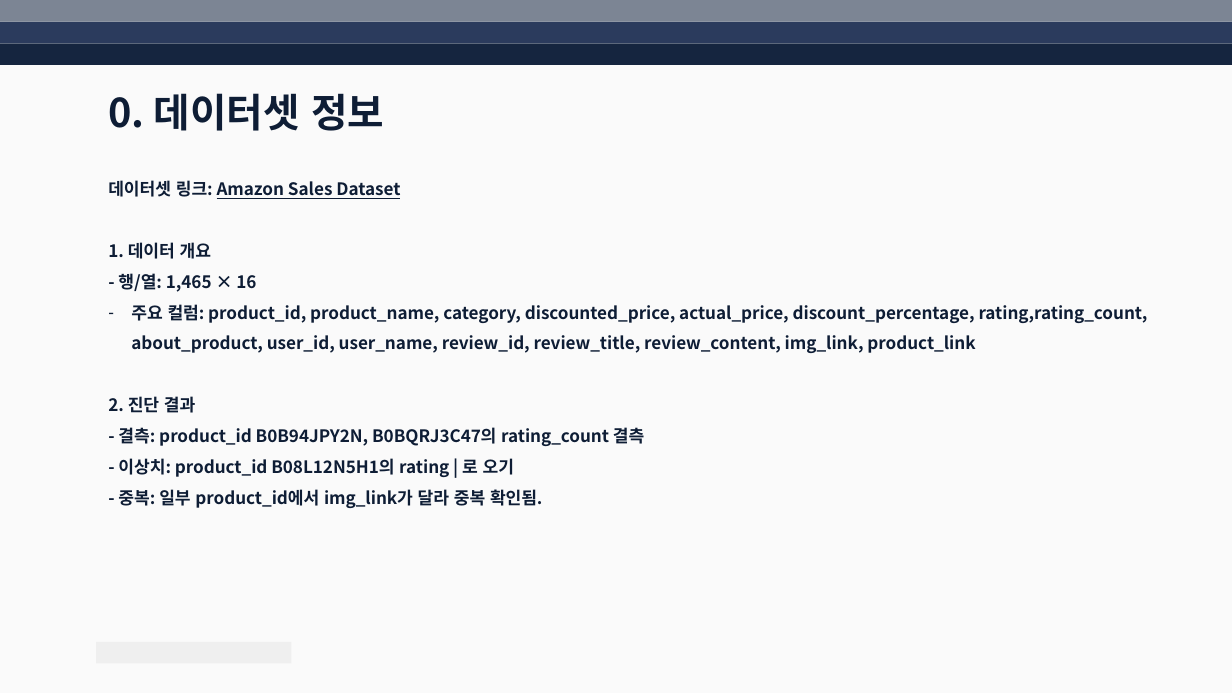
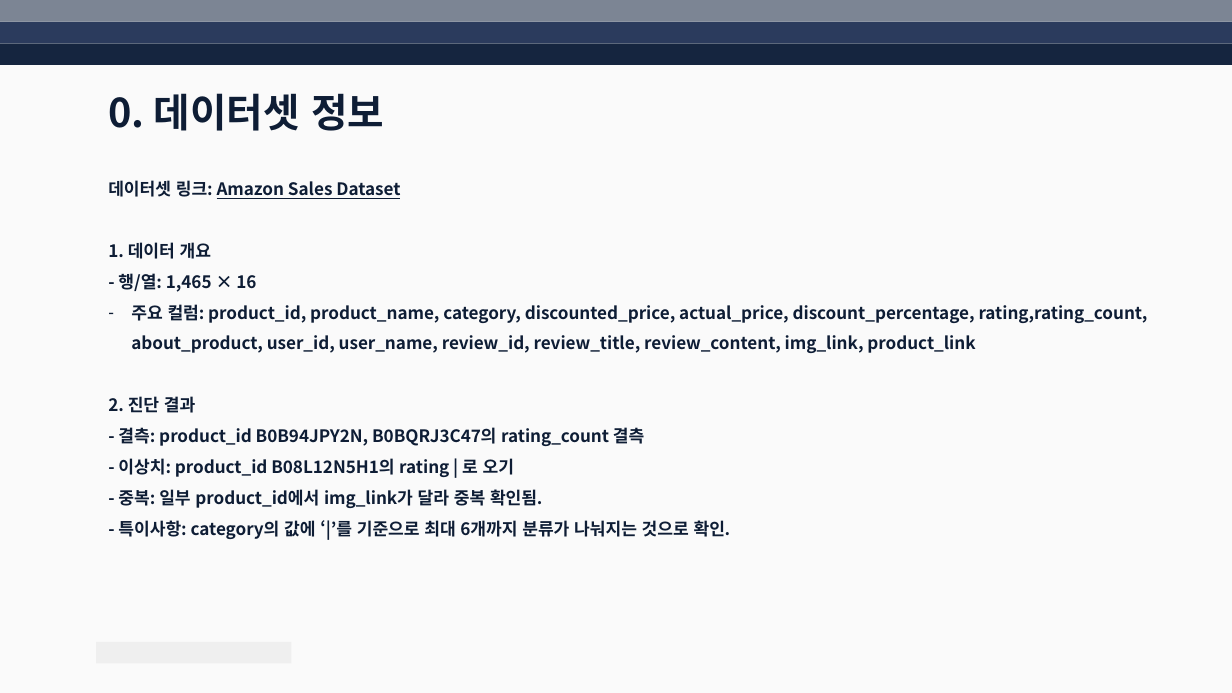
Before and after one commit to Sicheol-Pyo/ai-data-bootcamp, a slide deck: slide 4 of D031_SQL_Report/D031_SQL_Report(표시철).pptx. Drawn at 1232x693 pixels with LibreOffice and Linux fonts; fonts in the diff are those of the drawing. Boxes give left, top, right and bottom in pixels: in the first picture for what was removed or moved away, otherwise in the second. Text is boxed around its words. In the diff, an @@ line names an element or a change of style, - is before the commit and + after.

```diff
--- a/D031_SQL_Report/D031_SQL_Report(표시철).pptx
+++ b/D031_SQL_Report/D031_SQL_Report(표시철).pptx
@@ text at (x1=118, y1=520, x2=731, y2=540): paragraph added @@
+- 특이사항: category의 값에 ‘|’를 기준으로 최대 6개까지 분류가 나눠지는 것으로 확인.
```
Also in this commit, not shown: 7 other slides changed, 1 slide added, 3 other files.
